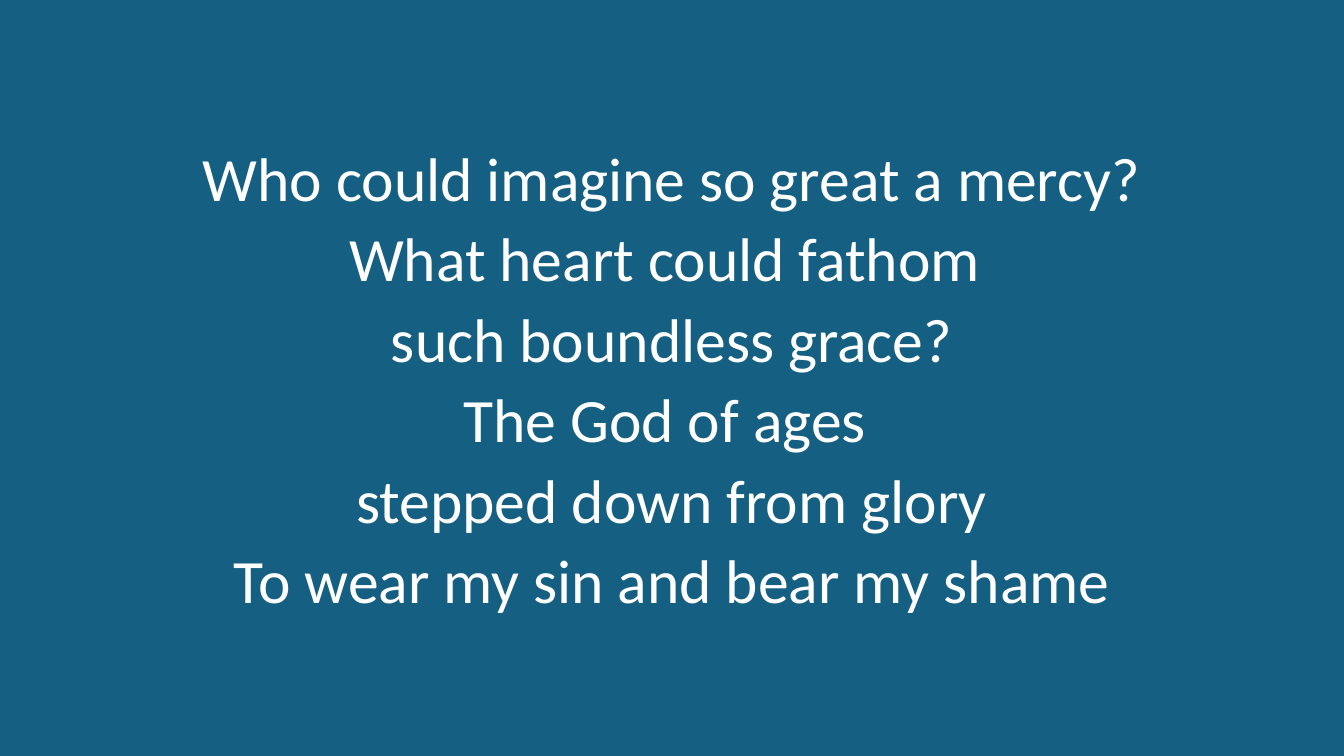
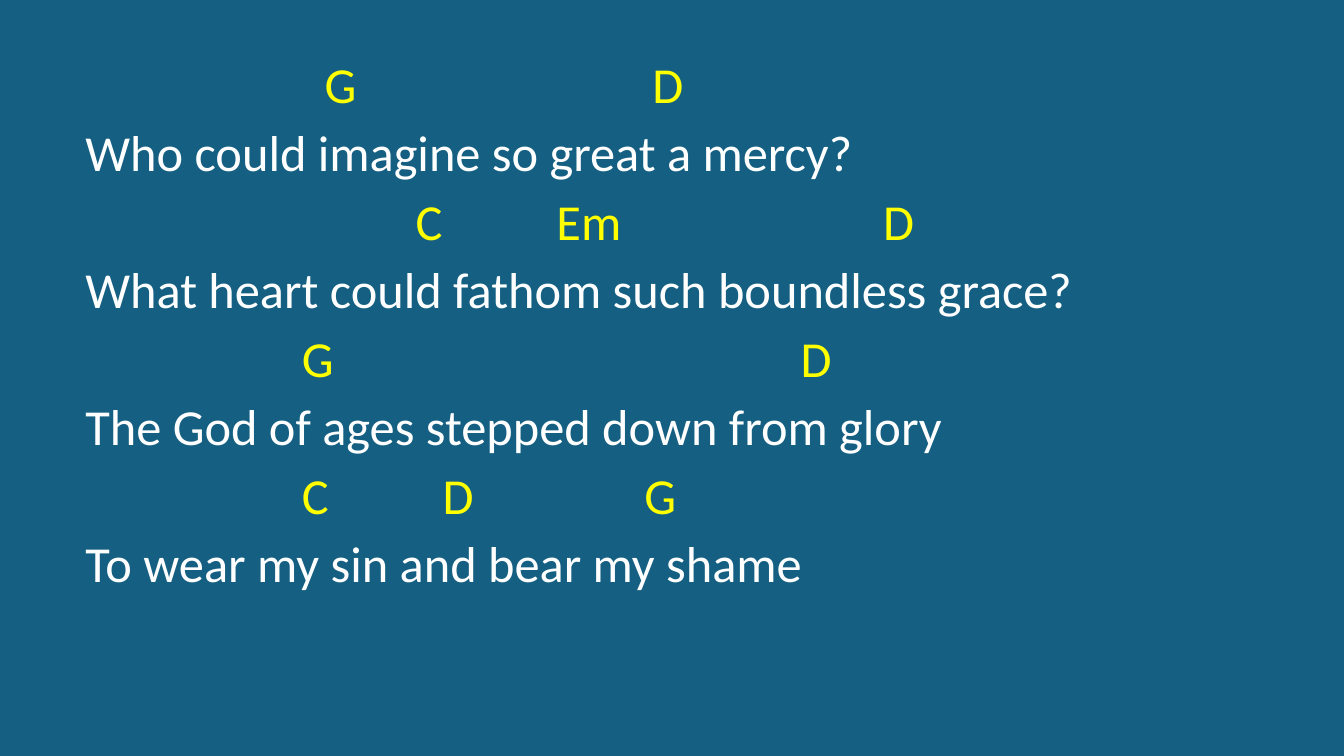
Before and after one commit to kendall412/worship, a slide deck: slide 4 of Living Hope_chords.pptx. Drawn at 1344x756 pixels with LibreOffice and Linux fonts; fonts in the diff are those of the drawing. Boxes give left, top, right and bottom in pixels: in the first picture for what was removed or moved away, otherwise in the second. Text is boxed around its words. In the diff, an @@ line names an element or a change of style, - is before the commit and + after.

```diff
--- a/Living Hope_chords.pptx
+++ b/Living Hope_chords.pptx
@@ subtitle at (x1=325, y1=70, x2=683, y2=104): paragraph added @@
+G D
@@ subtitle at (x1=85, y1=136, x2=852, y2=590): size 44 to 36 pt in "Who could imagine so great a mercy?", "To wear my sin and bear my ..."; alignment centre to left @@
@@ subtitle at (x1=85, y1=207, x2=1072, y2=515): text changed; size 44 to 36 pt @@
-What heart could fathom
-such boundless grace?
-The God of ages
-stepped down from glory
+C Em D
+What heart could fathom such boundless grace?
+G D
+The God of ages stepped down from glory
+C D G
```
Also in this commit, not shown: 7 other slides changed, 3 slides removed, 1 other file.
